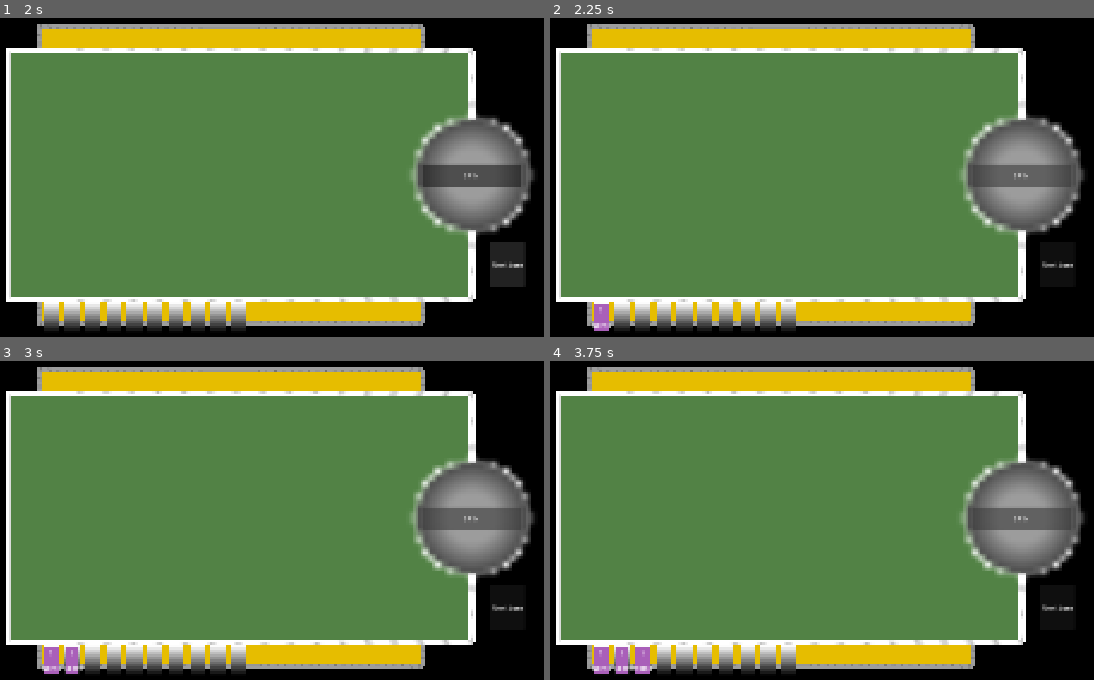
Above: before the commit, frames 1-4 (two rows, left to right).
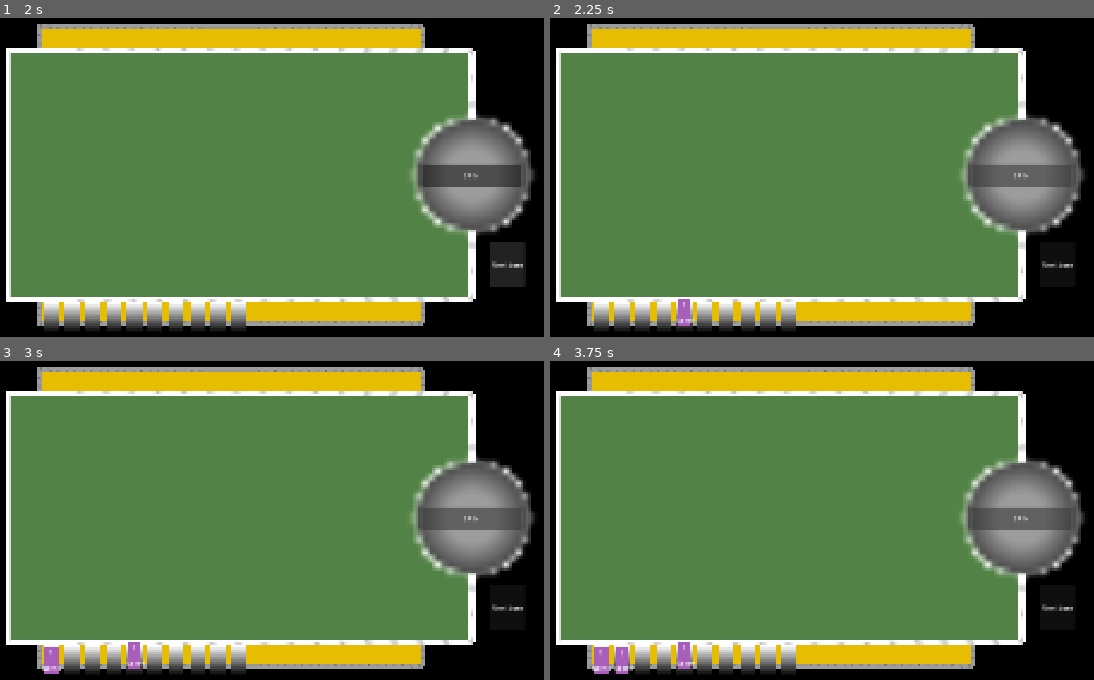
Above: after the commit, the same moments.

Repository: ArmanKianian/Untitled
Game: Godot game, scene res://scenes/game.tscn
Two runs of this game, one before a commit and one after it. Both use one fixed random seed, a clock stepped at 60 frames per second and the inputs below.
Inputs:
- Up to frame 1 (2 s): click "Next turn" at 0.5 s; click "Next turn" at 1.25 s
- Up to frame 2 (2.25 s): click "SPIN" at 2 s
- Up to frame 3 (3 s): click "SPIN" at 2.75 s
- Up to frame 4 (3.75 s): click "SPIN" at 3.5 s

Frame 1 is identical in both runs. In frame 2, 0.4% of the frame differs, in the area x 7-27%, y 88-99%; in frame 3, 0.4%; in frame 4, 0.4%.

Commit message:
refactor
added comments, simplified code, used function instead doing same thing 3 times XD

Diff:
--- a/scripts/card.gd
+++ b/scripts/card.gd
@@ -1,12 +1,11 @@
 extends Sprite2D
 
-@onready var cards_inventory: Node2D = $"../../inventory"
+@onready var inventory: Node2D = $"../../inventory"
 @onready var Level: Label = $VBoxContainer/Level
 @onready var Type: Label = $VBoxContainer/Type
 var level
 var type
 
-var areas: Array[Area2D]
 var is_dragged = false
 var mouse_offset
 
@@ -19,43 +18,48 @@
 func _ready() -> void:
 	Level.text = str(level)
 	Type.text = str(type)
-	for child in cards_inventory.get_children():
-		areas.append(child)
-	add_card_to_inventory()
-	for area in areas:
+	# Connect every slot area signals for knowing when card is inside slot
+	for area in inventory.get_children():
 		area.mouse_entered.connect(_on_mouse_entered.bind(area))
 		area.mouse_exited.connect(_on_mouse_exited)
+	# add card to inventory, when it's init in the scene
+	add_card_to_inventory()
 
 func _process(_delta: float) -> void:
+	# move toward the place card must be
 	if is_dragged == true:
 		future_position = get_global_mouse_position() - mouse_offset
 	global_position.x = move_toward(global_position.x, future_position.x, 30)
 	global_position.y = move_toward(global_position.y, future_position.y, 30)
-
 func _input(event: InputEvent) -> void:
+	# when card is dragged
 	if event.is_action_pressed("LMB") and get_rect().has_point(get_local_mouse_position()):
 		mouse_offset = get_local_mouse_position()
 		is_dragged = true
+		top_level = true
+	# when card is released
 	elif event.is_action_released("LMB") and is_dragged == true:
 		is_dragged = false
+		top_level = false
+		# card is not on a slot
 		if is_on_slot == false:
 			future_position = start_area.position
+		# card is on a slot
 		else:
+			# slot is free
 			if current_area.item == null:
-				start_area.item = null
-				current_area.item = self
-				start_area = current_area
-				future_position = current_area.position
+				place_card()
+			# there is a card in slot
 			else:
+				# it's the same slot as dragged card slot
 				if current_area.item == self:
 					future_position = start_area.position
+				# level and type of slot card and dragged card are same
 				elif int(current_area.item.Level.text) == int(Level.text) and current_area.item.type == type :
 					current_area.item.queue_free()
-					start_area.item = null
-					current_area.item = self
-					start_area = current_area
-					future_position = current_area.position
+					place_card()
 					Level.text = str(int(Level.text) + 1)
+				# level and types are different
 				else:
 					future_position = start_area.position
 
@@ -68,13 +72,19 @@
 	current_area = start_area
 	is_on_slot = false
 
+# add card to first empty slot
 func add_card_to_inventory():
-	var children = cards_inventory.get_children()
+	var children = inventory.get_children()
 	for i in range(children.size()):
 			if children[i].item == null:
-				children[i].item = self
-				current_area = areas[i]
+				current_area = children[i]
 				start_area = current_area
-				future_position = current_area.position
-				position = current_area.position
+				place_card()
 				break
+
+# place card where it's released
+func place_card():
+	start_area.item = null
+	current_area.item = self
+	start_area = current_area
+	future_position = current_area.position
